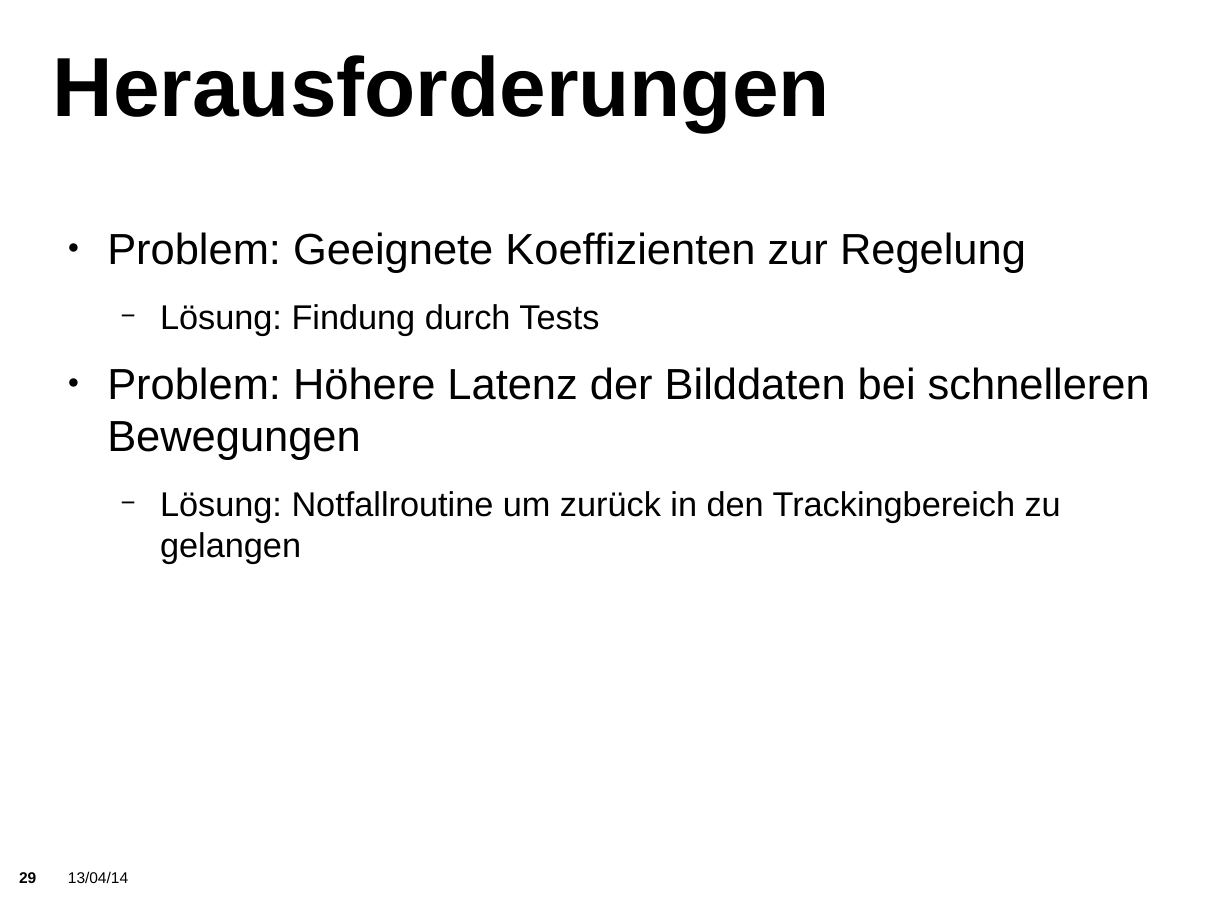
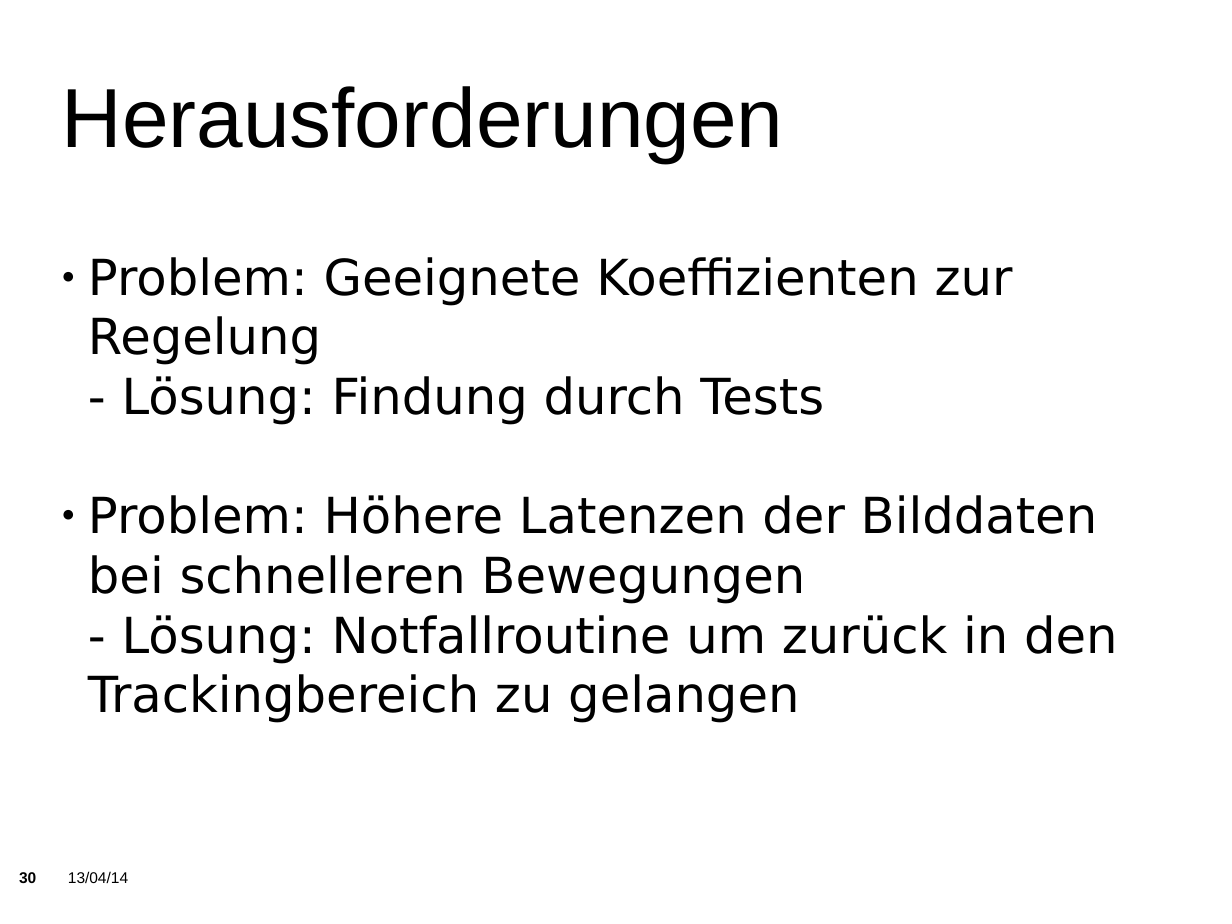
Before and after one commit to KITrokopter/Presentation, a slide deck: slide 30 of PresentationInTotal v0.1.odp (slide 29 before the commit). Drawn at 1232x924 pixels with LibreOffice and Linux fonts; fonts in the diff are those of the drawing; background and template pictures are left out. Boxes give left, top, right and bottom in pixels: in the first picture for what was removed or moved away, otherwise in the second. Text is boxed around its words. In the diff, an @@ line names an element or a change of style, - is before the commit and + after.

```diff
--- a/PresentationInTotal v0.1.odp
+++ b/PresentationInTotal v0.1.odp
@@ title "Herausforderungen": place and size @@
-title "Herausforderungen" at (53,55,830,131)
+title "Herausforderungen" at (62,86,784,163)
@@ title "Herausforderungen" at (62,86,784,163): bold off @@
@@ subtitle "Problem: Geeignete Koeffizienten zur Regelung" at (88,257,1117,723): vertical alignment top to middle @@
@@ subtitle at (88,257,1013,365): size 28 to 32 pt, font Arial to DejaVu Sans in "Problem: Geeignete Koeffizienten zur Regelung"; indent changed; less space between paragraphs @@
@@ subtitle at (88,376,1117,723): text changed; size 22.1 to 32 pt; font Arial to DejaVu Sans @@
-  − Lösung: Findung durch Tests
-● Problem: Höhere Latenz der Bilddaten bei schnelleren Bewegungen
-  − Lösung: Notfallroutine um zurück in den Trackingbereich zu gelangen
+- Lösung: Findung durch Tests
+● Problem: Höhere Latenzen der Bilddaten bei schnelleren Bewegungen
+- Lösung: Notfallroutine um zurück in den Trackingbereich zu gelangen
@@ page number at (19,872,36,883): text changed @@
-29
+30
```
Also in this commit, not shown: 3 other slides changed, 1 slide added, 1 other file.
